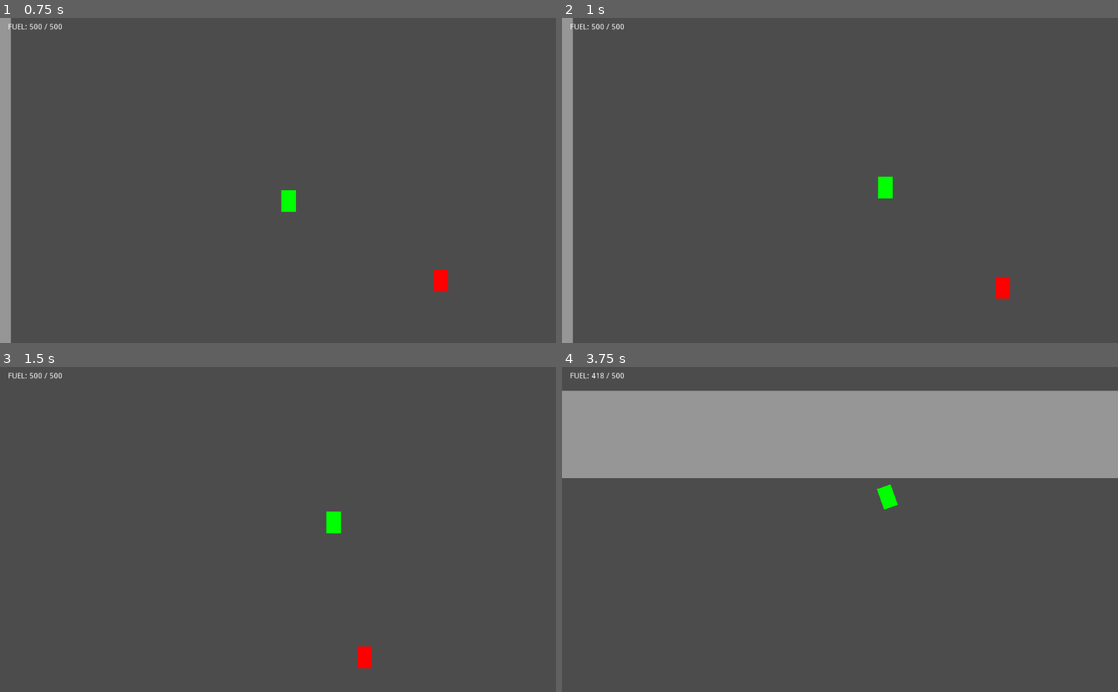
Above: before the commit, frames 1-4 (two rows, left to right).
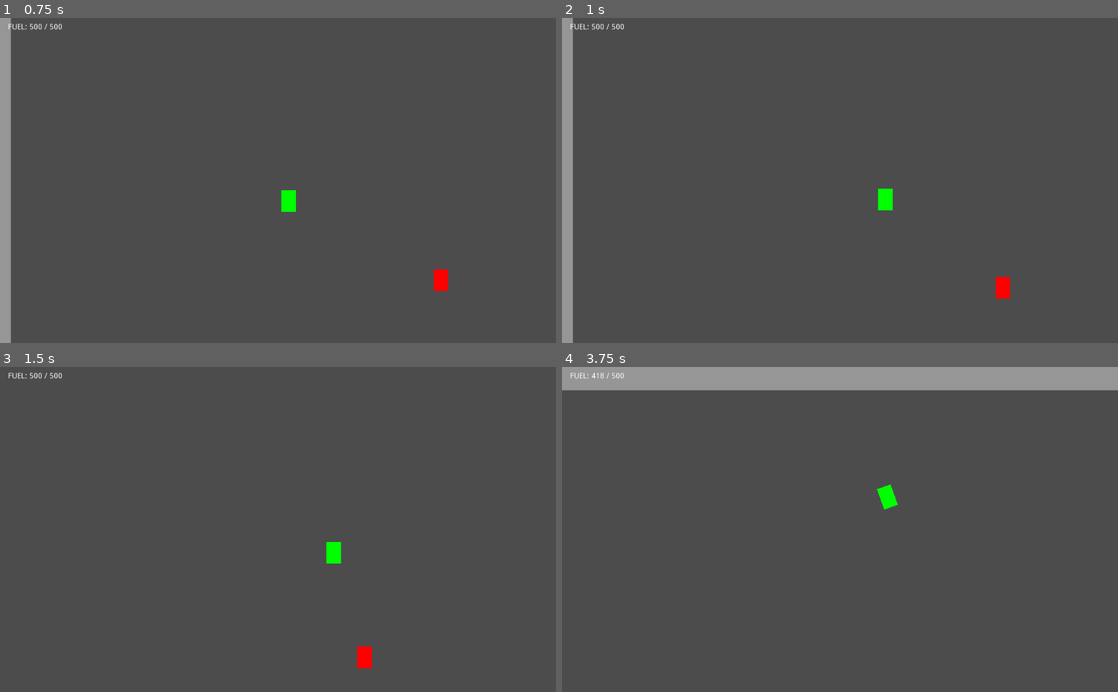
Above: after the commit, the same moments.

Repository: deengames/abu-hamid-x
Game: Godot game, scene res://prototype/Main.tscn
Same seed, same stepped clock (60 frames per second), same inputs: the game is played once before the commit and once after it.
Inputs (mouse positions are in pixels of both pictures, inside the frame that each line leads up to):
- Up to frame 1 (0.75 s): move the mouse to (400, 164) at 0.52 s; hold D (move_right) from 0.53 s (still down); click (400, 164) at 0.6 s
- Up to frame 2 (1 s): keep holding D (move_right); tap Space (jump) at 0.77 s
- Up to frame 3 (1.5 s): move the mouse to (166, 545) at 1.27 s; release D (move_right) at 1.28 s; hold S (move_down) from 1.28 s (still down); tap Shift (boost) at 1.35 s
- Up to frame 4 (3.75 s): tap Space (jump) at 1.52, 3.02 s; move the mouse to (895, 458) at 2.02 s; release S (move_down) at 2.03 s; hold D (move_right) 2.03-2.78 s; tap Ctrl (toggle_jetpack) at 2.1 s; move the mouse to (812, 594) at 2.77 s; hold W (move_up) 2.78-3.53 s; tap E at 2.85 s; click (812, 594) at 2.92 s; move the mouse to (1006, 578) at 3.52 s; hold A (move_left) from 3.53 s (still down); click (1006, 578) at 3.6 s

Frame 1 is identical in both runs. In frame 2, 0.2% of the frame differs, in the area x 56-60%, y 48-60%; in frame 3, 0.4%; in frame 4, 34%, in the area x 0-100%, y 0-35%.

Commit message:
Enemy can now kill player

Diff:
--- a/prototype/Character/Character.gd
+++ b/prototype/Character/Character.gd
@@ -5,6 +5,15 @@
 # all variables depending on exported stuff need to be marked with
 # onready; if it's overridden, it'll keep the superclass's value
 onready var health = max_health
+var damaging_groups = []
+
+func _register_damaging_group(group_name):
+	damaging_groups.append(group_name)
+
+
+func _unregister_damaging_group(group_name):
+	if group_name in damaging_groups:
+		damaging_groups.remove(group_name)
 
 
 func _death():
@@ -15,3 +24,9 @@
 	health -= dmg_points
 	if health <= 0:
 		_death()
+
+
+func _on_body_entered(body):
+	for group_name in damaging_groups:
+		if body.is_in_group(group_name):
+			_damage(body.damage_to_deal)
--- a/prototype/Character/Character.tscn
+++ b/prototype/Character/Character.tscn
@@ -2,7 +2,7 @@
 
 [ext_resource path="res://prototype/Character/Character.gd" type="Script" id=1]
 
-[node name="Character" type="RigidBody2D" index="0"]
+[node name="Character" type="RigidBody2D"]
 
 input_pickable = false
 collision_layer = 1
@@ -45,3 +45,5 @@
 size_flags_vertical = 1
 color = Color( 1, 1, 1, 1 )
 _sections_unfolded = [ "Rect" ]
+
+[connection signal="body_entered" from="." to="." method="_on_body_entered"]
--- a/prototype/Character/Enemy/Enemy.gd
+++ b/prototype/Character/Enemy/Enemy.gd
@@ -1,6 +1,8 @@
 extends "../Character.gd"
 
 
-func _on_body_entered(body):
-	if body.is_in_group('sword'):
-		_damage(body.damage_to_deal)
+export (int) var damage_to_deal = 2
+
+
+func _ready():
+	_register_damaging_group('sword')
--- a/prototype/Character/Enemy/Enemy.tscn
+++ b/prototype/Character/Enemy/Enemy.tscn
@@ -8,12 +8,15 @@
 custom_solver_bias = 0.0
 extents = Vector2( 20, 30 )
 
-[node name="Enemy" instance=ExtResource( 1 )]
+[node name="Enemy" groups=[
+"enemies",
+] instance=ExtResource( 1 )]
 
 collision_layer = 3
 collision_mask = 3
 script = ExtResource( 2 )
 max_health = 6
+damage_to_deal = 2
 
 [node name="Collision" parent="." index="0"]
 
@@ -24,5 +27,3 @@
 margin_top = -30.0
 margin_bottom = 30.0
 color = Color( 1, 0, 0, 1 )
-
-[connection signal="body_entered" from="." to="." method="_on_body_entered"]
--- a/prototype/Character/Player/Player.gd
+++ b/prototype/Character/Player/Player.gd
@@ -20,6 +20,7 @@
 
 func _ready():
 	sword.connect('finish_swing', self, '_on_sword_finish_swing')
+	_register_damaging_group('enemies')
 
 
 func _process(delta):
--- a/prototype/Main.tscn
+++ b/prototype/Main.tscn
@@ -6,7 +6,7 @@
 [ext_resource path="res://prototype/Character/Enemy/Enemy.tscn" type="PackedScene" id=4]
 [ext_resource path="res://prototype/FuelLabel.gd" type="Script" id=5]
 
-[node name="Main" type="Node2D"]
+[node name="Main" type="Node2D" index="0"]
 
 script = ExtResource( 1 )
 
@@ -86,10 +86,6 @@
 [node name="Player" parent="." index="1" instance=ExtResource( 3 )]
 
 position = Vector2( 520, 240 )
-mass = 1.0
-friction = 1.0
-contacts_reported = 0
-contact_monitor = false
 
 [node name="Enemy" parent="." index="2" instance=ExtResource( 4 )]
 
